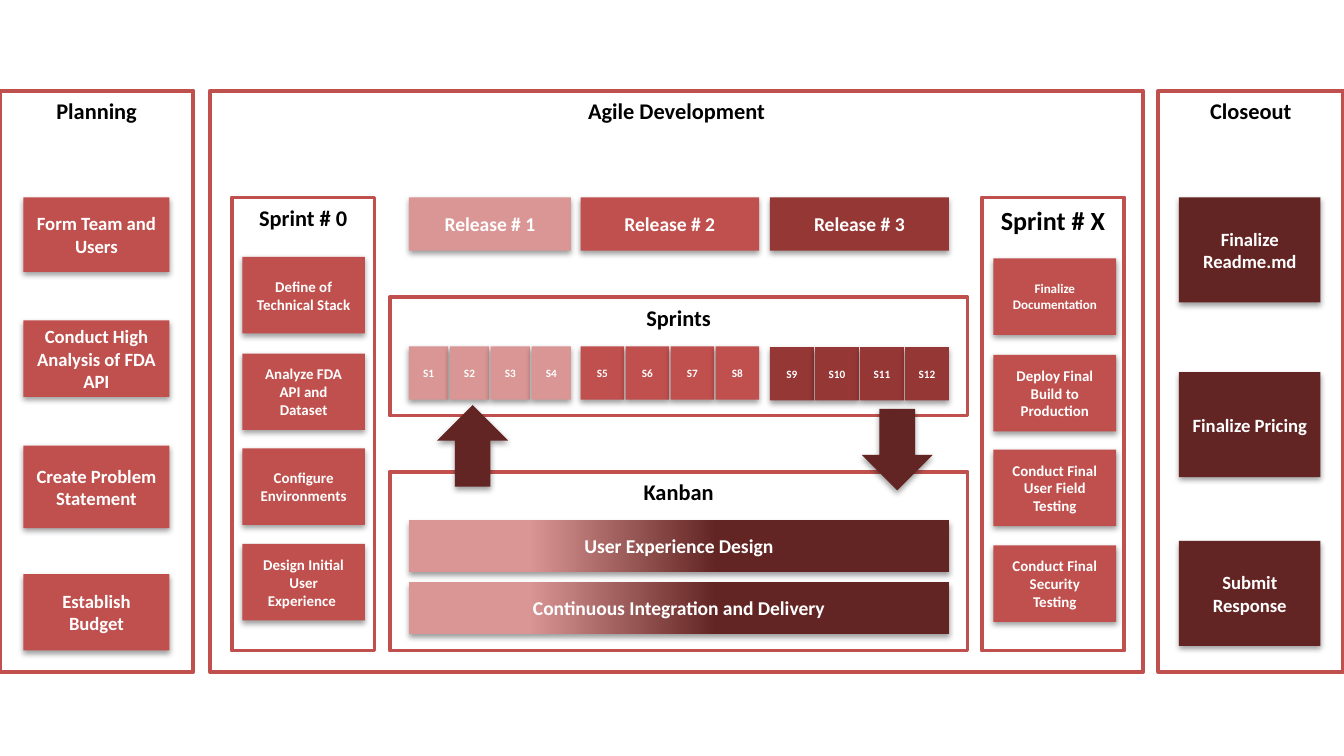
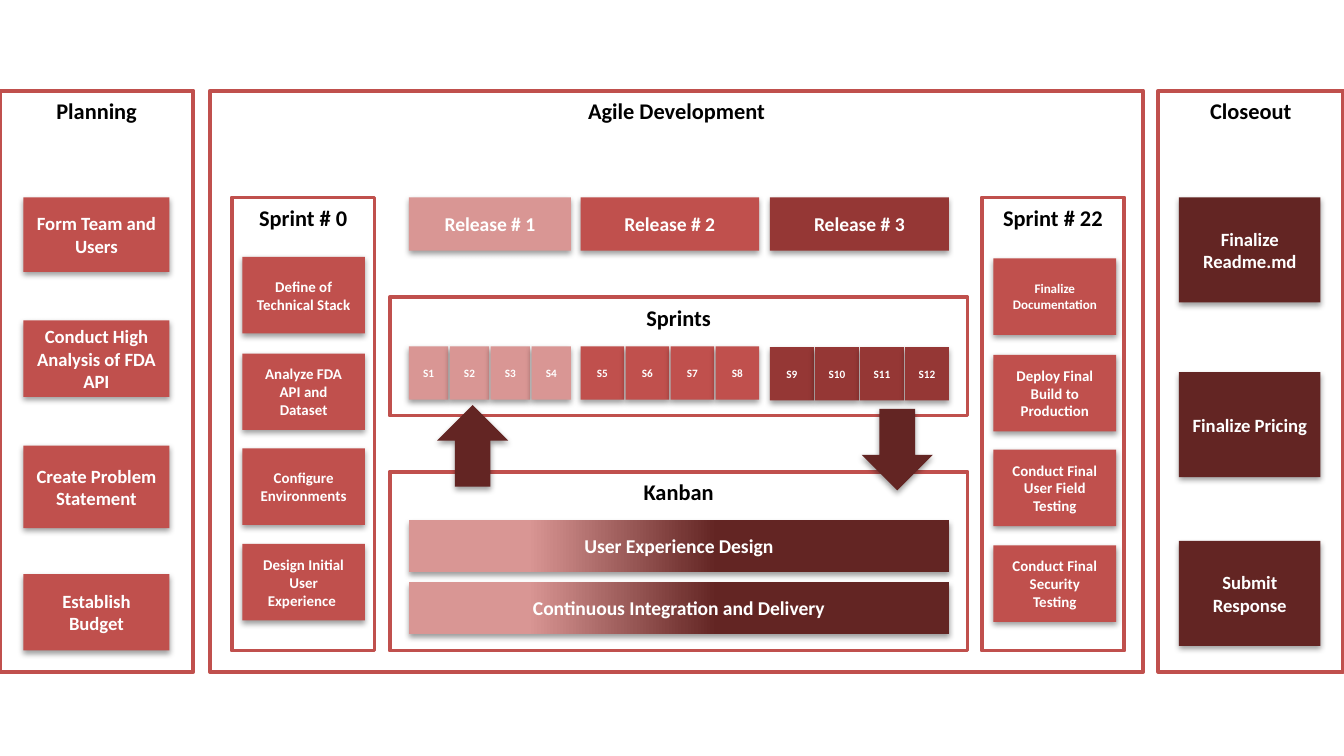
Before and after one commit to OctoConsulting/18f-ads-pool-3, a slide deck: slide 1 of docs/18F Graphics.pptx. Drawn at 1344x756 pixels with LibreOffice and Linux fonts; fonts in the diff are those of the drawing. Boxes give left, top, right and bottom in pixels: in the first picture for what was removed or moved away, otherwise in the second. Text is boxed around its words. In the diff, an @@ line names an element or a change of style, - is before the commit and + after.

```diff
--- a/docs/18F Graphics.pptx
+++ b/docs/18F Graphics.pptx
@@ text in rectangle at [1003, 210, 1103, 230]: text changed; size 14 to 12 pt @@
-Sprint # X
+Sprint # 22
```
Also in this commit, not shown: 1 other file.
